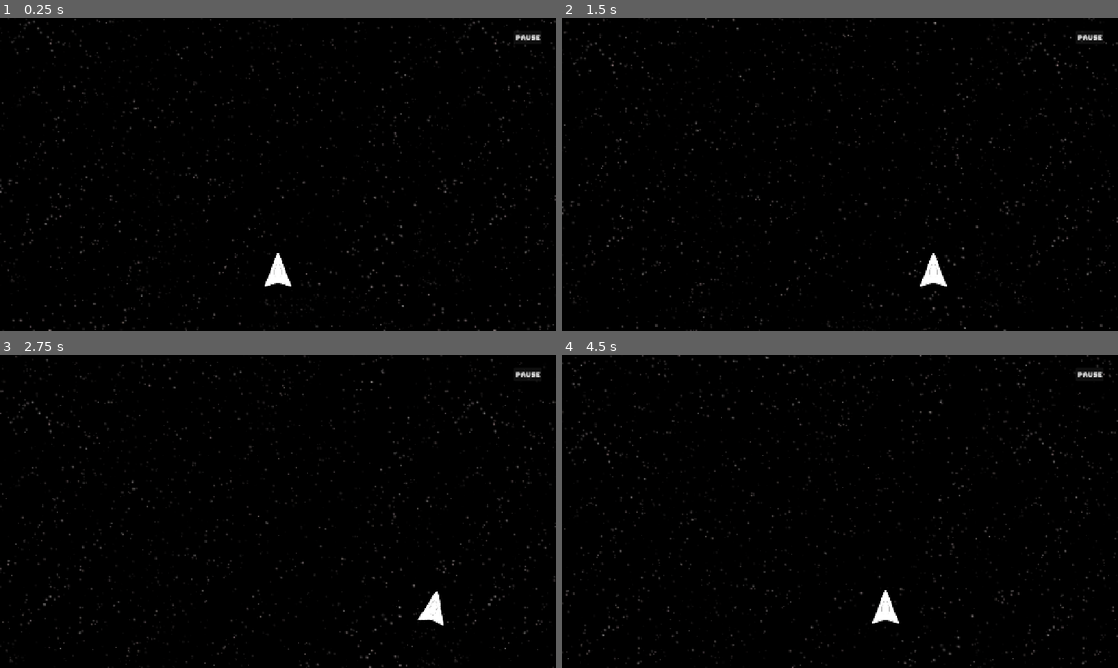
Above: before the commit, frames 1-4 (two rows, left to right).
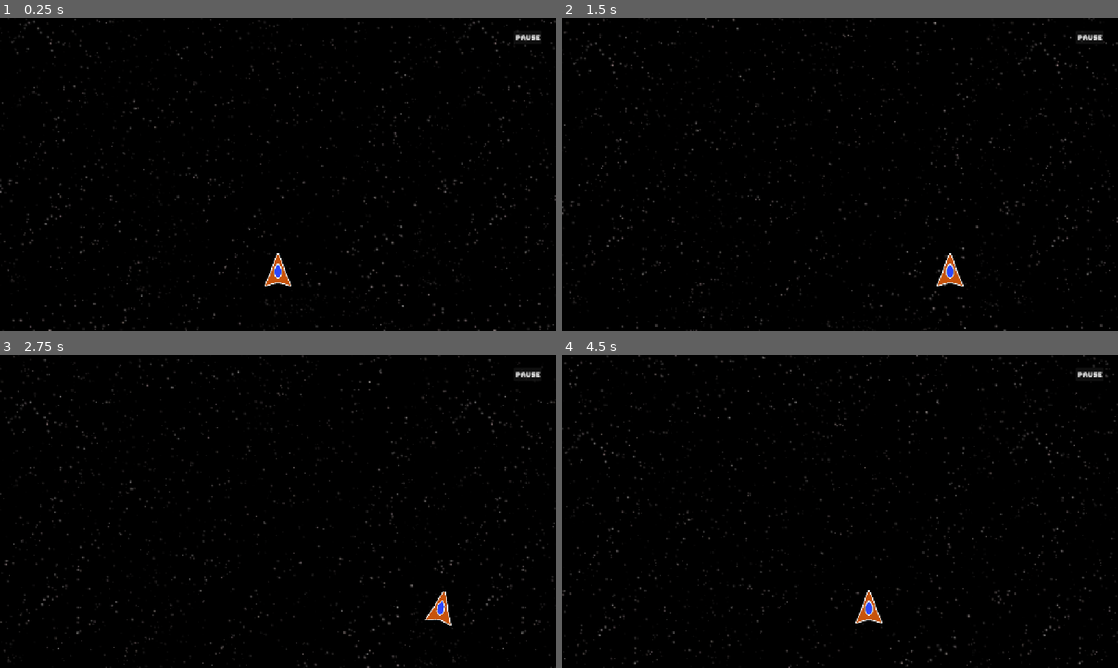
Above: after the commit, the same moments.

Repository: jzhang1890/level_editor
Game: Godot game, scene res://scenes/rooms/play_scene.tscn
The game is run twice, just before and just after one commit, with the same random seed, the same clock (stepped at 60 frames per second) and the same inputs. This scene is started directly instead of the project's main scene.
Inputs (mouse positions are in pixels of both pictures, inside the frame that each line leads up to):
- Up to frame 1 (0.25 s): no input
- Up to frame 2 (1.5 s): tap Enter at 0.5 s; move the mouse to (962, 158) at 0.52 s; hold Right (right) 0.53-1.25 s; tap Backspace at 0.6 s; click (962, 158) at 0.67 s; drag from (728, 190) to (812, 237) at 1.27 s
- Up to frame 3 (2.75 s): move the mouse to (333, 442) at 2.02 s; hold Right (right) from 2.03 s (still down); tap Backspace at 2.1 s
- Up to frame 4 (4.5 s): release Right (right) at 2.75 s; drag from (812, 574) to (673, 464) at 2.77 s; move the mouse to (1006, 558) at 3.52 s; hold Left (left) 3.53-4.25 s; tap Backspace at 3.6 s; drag from (673, 464) to (756, 433) at 4.27 s

The runs differ from the first frame. In frame 1, 0.2% of the frame differs, in the area x 47-53%, y 75-86%; in frame 2, 0.5%; in frame 3, 2.9%; in frame 4, 3.3%, in the area x 0-100%, y 0-100%.

Commit message:
tweaks to sprite and hitboxes

Diff:
--- a/scenes/Objects/block.tscn
+++ b/scenes/Objects/block.tscn
@@ -4,7 +4,7 @@
 [ext_resource type="Texture2D" uid="uid://dg32wvqgxdu5r" path="res://Sprites/Obstacles/block1.png" id="2_pwoxv"]
 
 [sub_resource type="RectangleShape2D" id="RectangleShape2D_als3r"]
-size = Vector2(64, 64)
+size = Vector2(56, 56)
 
 [node name="block" type="StaticBody2D" unique_id=530130337]
 input_pickable = true
--- a/scenes/Player/player.tscn
+++ b/scenes/Player/player.tscn
@@ -1,21 +1,23 @@
 [gd_scene format=3 uid="uid://cqow47bch5ocs"]
 
 [ext_resource type="Script" uid="uid://w3q520kfcpfr" path="res://scripts/Player/player.gd" id="1_req00"]
-[ext_resource type="Texture2D" uid="uid://bxkpjutxahnov" path="res://Sprites/Ships/Ship1/ship1body.png" id="2_dqkch"]
-[ext_resource type="Texture2D" uid="uid://dn22l2xcl6lcp" path="res://Sprites/Ships/Ship1/ship1misc.png" id="3_qlg0r"]
-[ext_resource type="Texture2D" uid="uid://d25q0sasjedqi" path="res://Sprites/Ships/Ship1/ship1outline.png" id="4_tuyoq"]
-[ext_resource type="PackedScene" uid="uid://gikhq7etbldx" path="res://scenes/Player/player_projectile.tscn" id="5_uiqp4"]
+[ext_resource type="Texture2D" uid="uid://bxkpjutxahnov" path="res://Sprites/Ships/Ship1/body.png" id="2_dqkch"]
+[ext_resource type="Texture2D" uid="uid://dn22l2xcl6lcp" path="res://Sprites/Ships/Ship1/misc.png" id="3_qlg0r"]
+[ext_resource type="Texture2D" uid="uid://d25q0sasjedqi" path="res://Sprites/Ships/Ship1/outline.png" id="4_tuyoq"]
 
 [node name="Player" type="CharacterBody2D" unique_id=1001688488]
 script = ExtResource("1_req00")
-projectile_scene = ExtResource("5_uiqp4")
+speedX = 350
+acceleration = 1300.0
 
 [node name="PlayerSprite" type="Sprite2D" parent="." unique_id=873178819]
 
 [node name="Body" type="Sprite2D" parent="PlayerSprite" unique_id=202774480]
+modulate = Color(0.7807929, 0.32661316, 0.042604633, 1)
 texture = ExtResource("2_dqkch")
 
 [node name="Misc" type="Sprite2D" parent="PlayerSprite" unique_id=1842518117]
+modulate = Color(0.16215697, 0.27389443, 1, 1)
 texture = ExtResource("3_qlg0r")
 
 [node name="Outline" type="Sprite2D" parent="PlayerSprite" unique_id=565256926]
--- a/scripts/rooms/level_details.gd
+++ b/scripts/rooms/level_details.gd
@@ -44,7 +44,7 @@
 	if FileAccess.file_exists(Global.level_to_load):
 		DirAccess.remove_absolute(Global.level_to_load)
 
-	# Return to the browser
+	# Return to the level browser
 	_on_back_button_pressed()
 
 func _on_back_button_pressed() -> void:
Renamed: Sprites/Ships/Ship1/ship1body.png -> Sprites/Ships/Ship1/body.png
Not shown, changed: Sprites/Ships/Ship1/body.png.import
Renamed: Sprites/Ships/Ship1/ship1misc.png -> Sprites/Ships/Ship1/misc.png
Not shown, changed: Sprites/Ships/Ship1/misc.png.import
Renamed: Sprites/Ships/Ship1/ship1outline.png -> Sprites/Ships/Ship1/outline.png
Not shown, changed: Sprites/Ships/Ship1/outline.png.import
Not shown, changed: Sprites/Ships/Ship1/ship1.png.import
